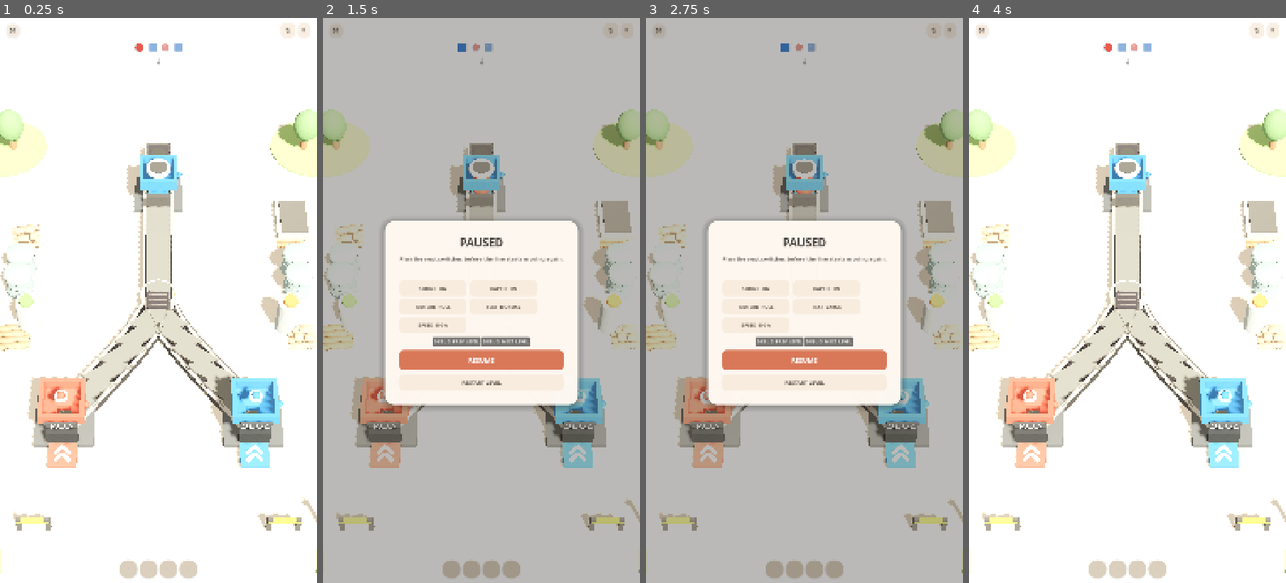
Above: before the commit, frames 1-4 (left to right).
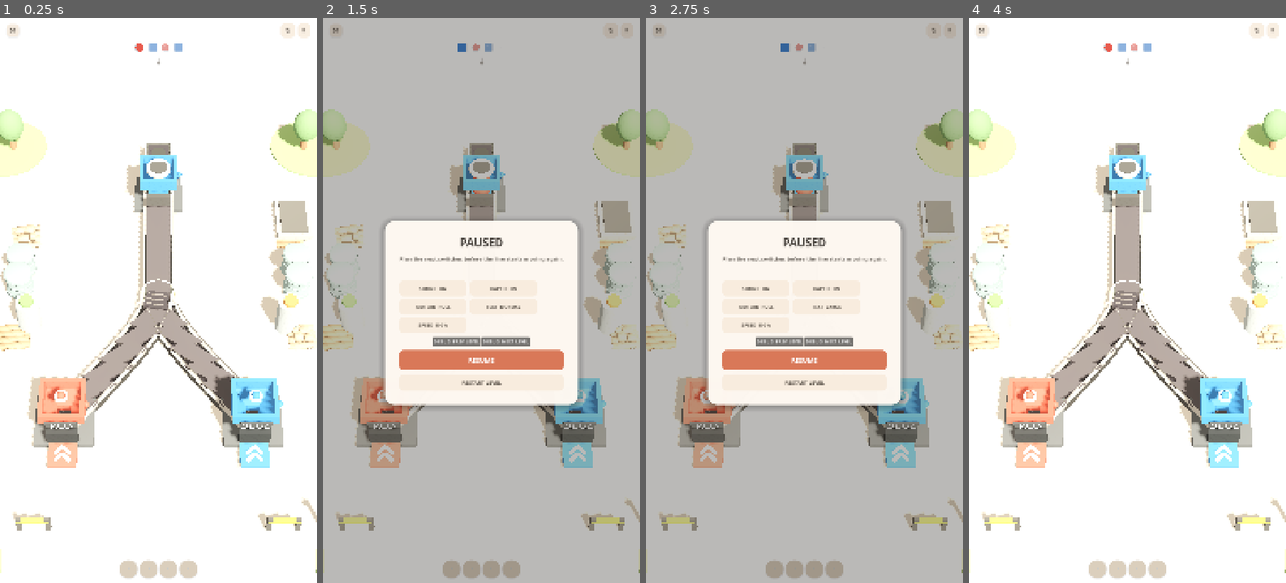
Above: after the commit, the same moments.

Repository: mocchaust64/rail_game
Game: Godot game, scene res://app/main.tscn
The game is run twice, just before and just after one commit, with the same random seed, the same clock (stepped at 60 frames per second) and the same inputs.
Inputs:
- Up to frame 1 (0.25 s): no input
- Up to frame 2 (1.5 s): click "↻" at 0.5 s; click "Ⅱ" at 1.25 s
- Up to frame 3 (2.75 s): click "TEXT NORMAL" at 2 s
- Up to frame 4 (4 s): click "RESTART LEVEL" at 2.75 s; click "↻" at 3.5 s

The runs differ from the first frame. In frame 1, 4.0% of the frame differs, in the area x 18-82%, y 30-70%; in frame 2, 0.2%; in frame 3, 0.2%; in frame 4, 4.0%.

Commit message:
fix: clarify physical switch rail states

Diff:
--- a/gameplay/junction_actor.gd
+++ b/gameplay/junction_actor.gd
@@ -2,6 +2,7 @@
 extends Node3D
 
 const KENNEY_CONVEYOR: Mesh = preload("res://assets/vendor/kenney_factory_kit/conveyor_middle_cc0.obj")
+const SWITCH_REACH := 0.52
 
 var junction_id: String = ""
 var out_a: String = ""
@@ -87,7 +88,8 @@
     var path := TrackGeometry.path_for(junction_id, target_id, start, finish)
     var dir := finish - start
     if path.size() >= 2:
-        dir = path[1] - path[0]
+        var mouth := TrackGeometry.sample_distance(path, minf(SWITCH_REACH, TrackGeometry.length(path)))
+        dir = (mouth["position"] as Vector3) - start
     if dir.length_squared() < 0.0001:
         return 0.0
     dir = dir.normalized()
@@ -103,9 +105,10 @@
     # Small neutral pivot under the conveyor. It is intentionally quieter than
     # cargo/receivers so the selected physical rail, not a button, reads first.
     var hub := MeshInstance3D.new()
+    hub.name = "SwitchBase"
     var hub_mesh := CylinderMesh.new()
-    hub_mesh.top_radius = 0.30
-    hub_mesh.bottom_radius = 0.33
+    hub_mesh.top_radius = 0.47
+    hub_mesh.bottom_radius = 0.50
     hub_mesh.height = 0.11
     hub_mesh.radial_segments = 24
     hub.mesh = hub_mesh
@@ -124,7 +127,7 @@
     authored.mesh = KENNEY_CONVEYOR
     authored.scale = Vector3(1.42, 0.30, 0.56)
     authored.position = Vector3(0, 0.115, 0.27)
-    authored.material_override = VisualFactory.material(Color("#777A76"), 0.40, 0.0, 0.15)
+    authored.material_override = VisualFactory.material(VisualFactory.BELT_INNER, 0.46, 0.0, 0.10)
     _switch_arm.add_child(authored)
 
     var belt := MeshInstance3D.new()
--- a/gameplay/track_visuals.gd
+++ b/gameplay/track_visuals.gd
@@ -176,5 +176,5 @@
     var instance := MultiMeshInstance3D.new()
     instance.name = "KenneyConveyorDetail"
     instance.multimesh = multi
-    instance.material_override = VisualFactory.material(Color("#777A76"), 0.42, 0.0, 0.12)
+    instance.material_override = VisualFactory.material(VisualFactory.BELT_INNER, 0.48, 0.0, 0.08)
     parent.add_child(instance)
--- a/tests/track_visuals_check.gd
+++ b/tests/track_visuals_check.gd
@@ -33,6 +33,44 @@
     var slats := path.get_node_or_null(NodePath("Slats"))
     if not slats is MultiMeshInstance3D:
         failures.append("slats must remain MultiMesh-batched")
+    var authored_detail := path.get_node_or_null(NodePath("KenneyConveyorDetail")) as MultiMeshInstance3D
+    if authored_detail == null:
+        failures.append("Kenney conveyor detail is missing")
+    elif authored_detail.material_override is StandardMaterial3D:
+        var detail_material := authored_detail.material_override as StandardMaterial3D
+        if detail_material.albedo_color.get_luminance() >= 0.40:
+            failures.append("authored conveyor detail must stay darker than the metal rails")
+
+    var junction_nodes := {
+        "S": {"id": "S", "type": "source", "next": "J"},
+        "J": {"id": "J", "type": "junction", "out_a": "L", "out_b": "R"},
+        "L": {"id": "L", "type": "receiver", "kind": "red"},
+        "R": {"id": "R", "type": "receiver", "kind": "blue"},
+    }
+    var junction_positions := {
+        "S": Vector3(0, 0, -4),
+        "J": Vector3(0, 0, 0),
+        "L": Vector3(-2.5, 0, 4),
+        "R": Vector3(2.5, 0, 4),
+    }
+    TrackGeometry.rebuild(junction_nodes, junction_positions)
+    var junction := JunctionActor.new()
+    add_child(junction)
+    junction.configure(junction_nodes["J"], junction_positions)
+    junction.state = 0
+    var angle_a := junction._target_angle()
+    junction.state = 1
+    var angle_b := junction._target_angle()
+    var switch_arc := absf(wrapf(angle_a - angle_b, -PI, PI))
+    if switch_arc < deg_to_rad(14.0):
+        failures.append("switch rail states differ by only %.1f degrees" % rad_to_deg(switch_arc))
+    var switch_base := junction.get_node_or_null(NodePath("SwitchBase")) as MeshInstance3D
+    if switch_base == null or not switch_base.mesh is CylinderMesh:
+        failures.append("junction needs a named mechanical switch base")
+    elif (switch_base.mesh as CylinderMesh).top_radius < TrackVisuals.BASE_WIDTH * 0.5:
+        failures.append("switch base does not cover the conveyor-width junction gap")
+    remove_child(junction)
+    junction.free()
 
     remove_child(path)
     path.free()
